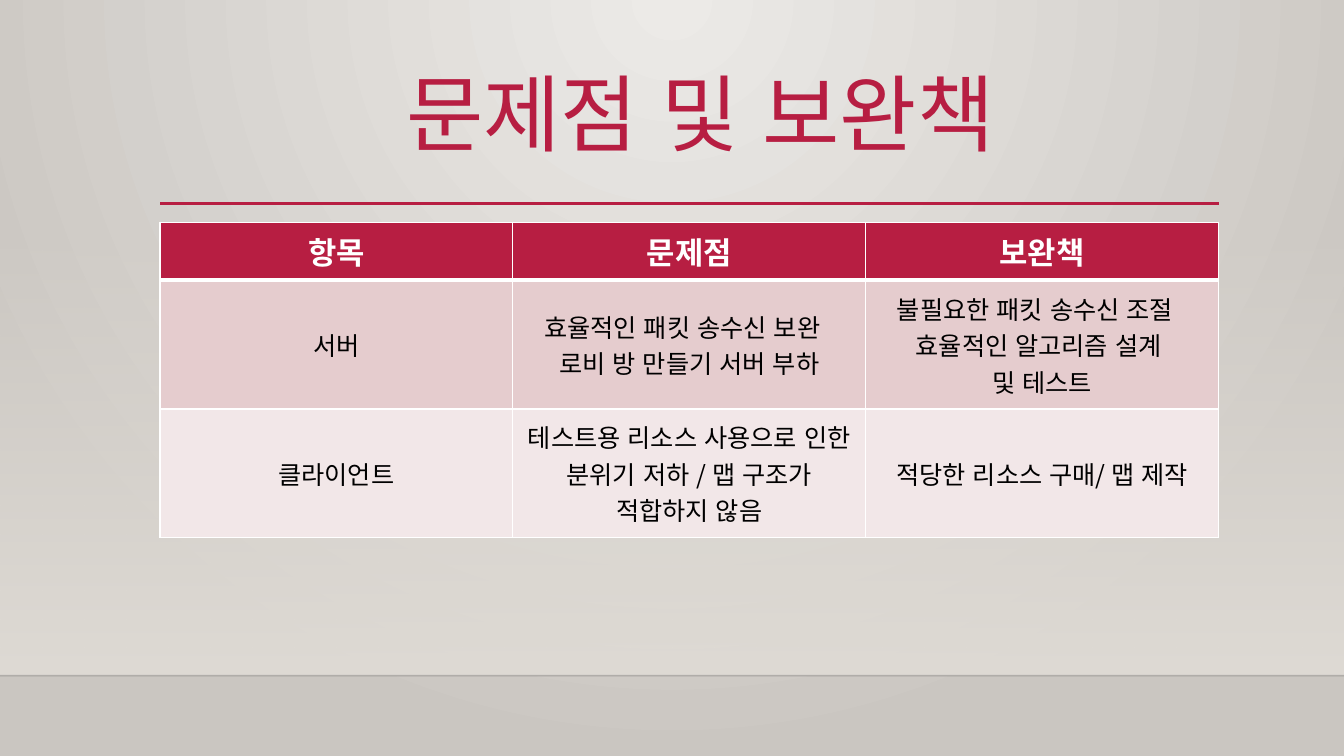
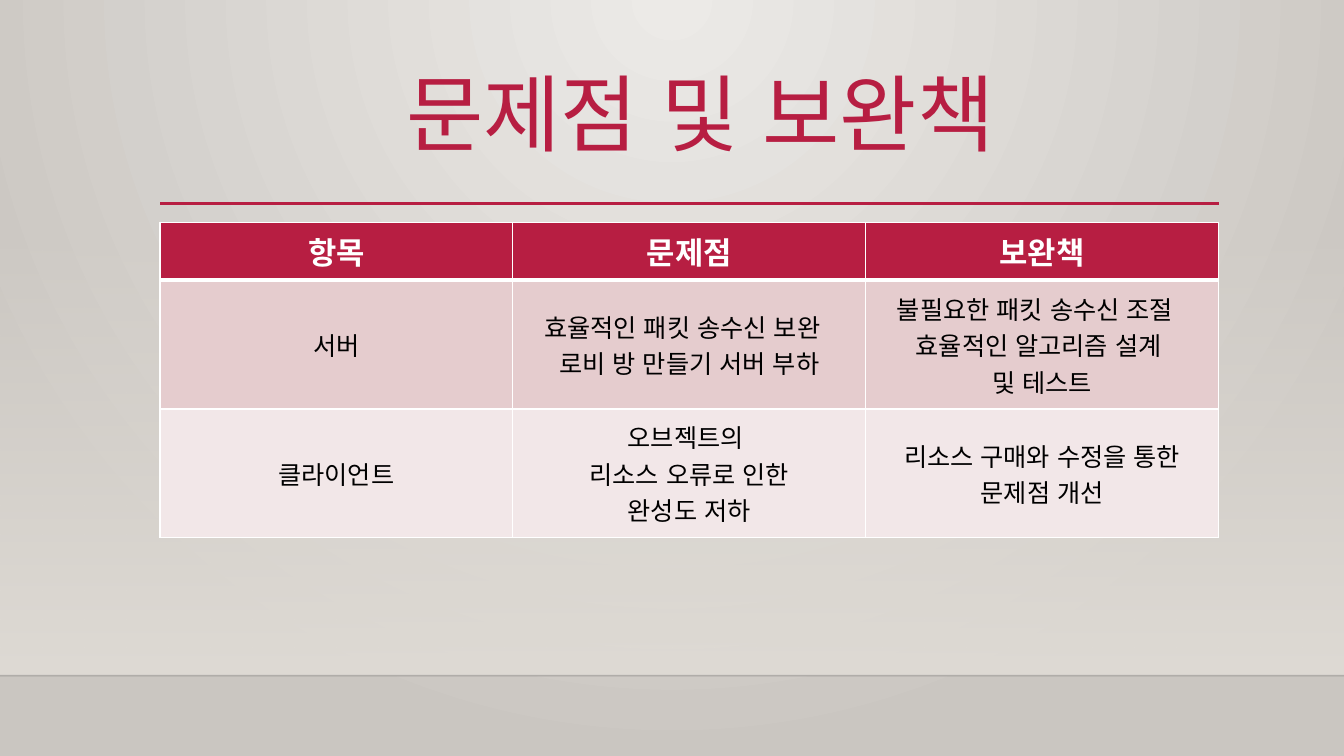
Before and after one commit to jeongHooon/Jungle-War, a slide deck: slide 7 of Jungle War 박정훈 신상우 이수진 이병철.pptx. Drawn at 1344x756 pixels with LibreOffice and Linux fonts; fonts in the diff are those of the drawing; background and template pictures are left out. Boxes give left, top, right and bottom in pixels: in the first picture for what was removed or moved away, otherwise in the second. Text is boxed around its words. In the diff, an @@ line names an element or a change of style, - is before the commit and + after.

```diff
--- a/Jungle War 박정훈 신상우 이수진 이병철.pptx
+++ b/Jungle War 박정훈 신상우 이수진 이병철.pptx
@@ table at [160, 222, 1219, 537] @@
-row 3, column 2: 테스트용 리소스 사용으로 인한 분위기 저하 / 맵 구조가 적합하지 않음
+row 3, column 2: 오브젝트의 / 리소스 오류로 인한 / 완성도 저하
-row 3, column 3: 적당한 리소스 구매/ 맵 제작
+row 3, column 3: 리소스 구매와 수정을 통한 / 문제점 개선
```
Also in this commit, not shown: 1 other slide changed.
